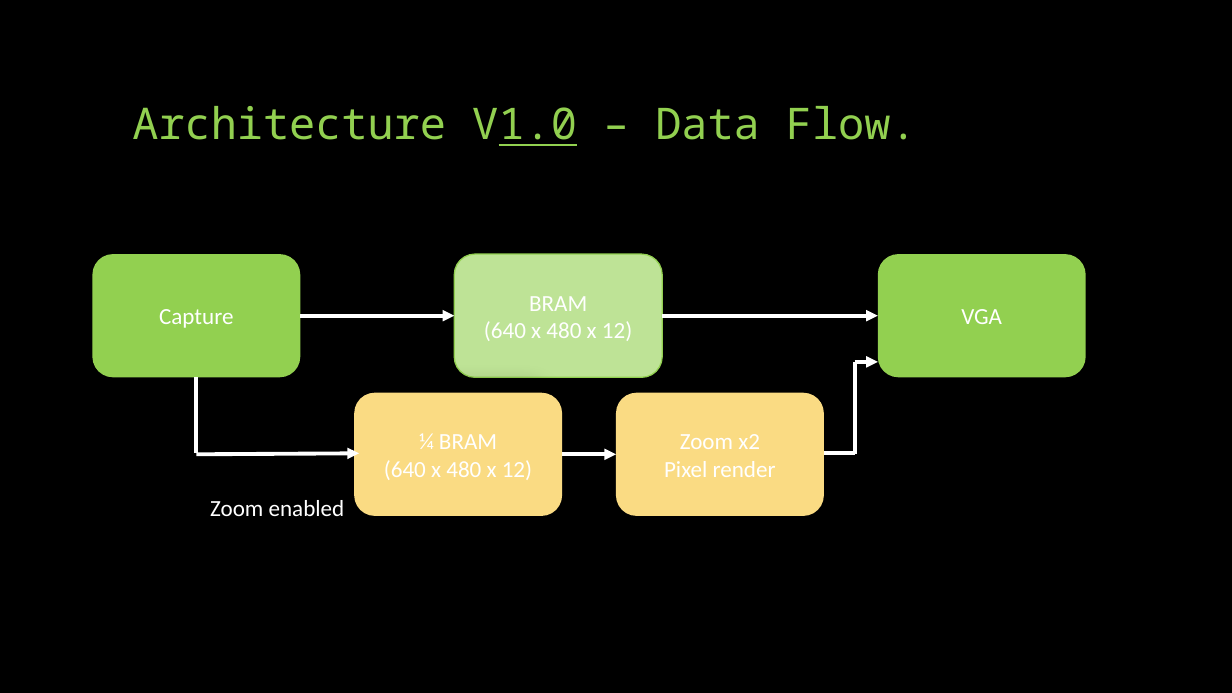
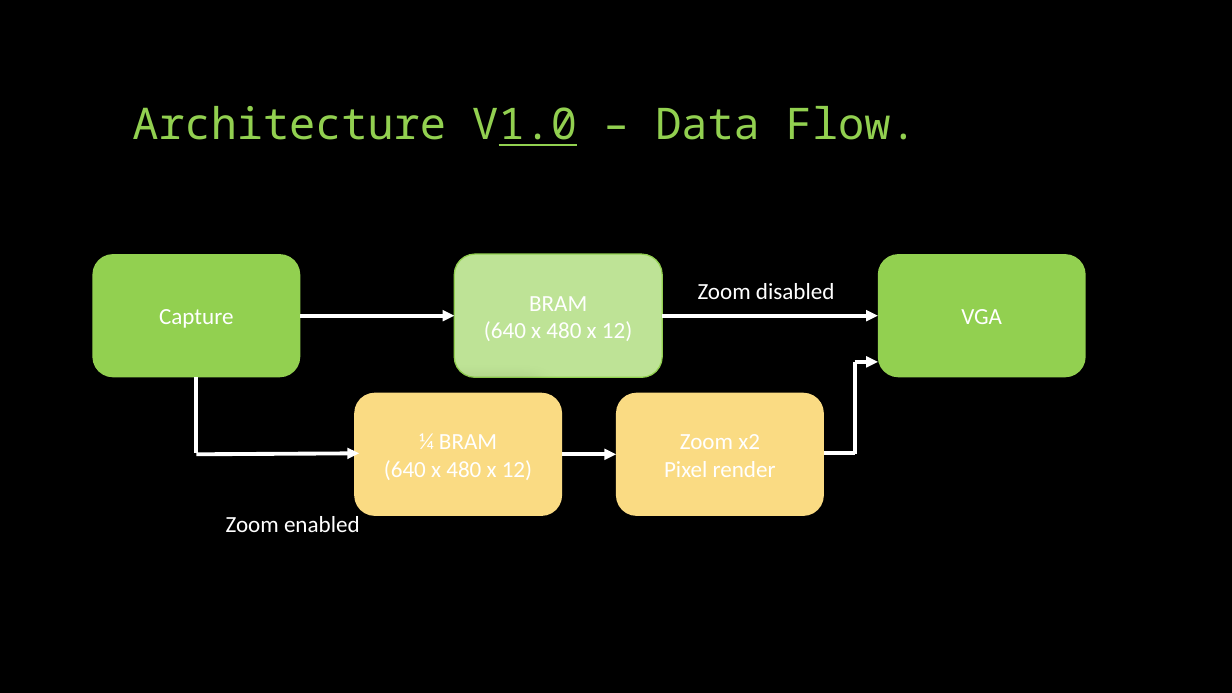
Before and after one commit to idowein/FPGA-image-interpolator, a slide deck: slide 6 of datasheets/Digital Zoom presentation.pptx. Drawn at 1232x693 pixels with LibreOffice and Linux fonts; fonts in the diff are those of the drawing. Boxes give left, top, right and bottom in pixels: in the first picture for what was removed or moved away, otherwise in the second. Text is boxed around its words. In the diff, an @@ line names an element or a change of style, - is before the commit and + after.

```diff
--- a/datasheets/Digital Zoom presentation.pptx
+++ b/datasheets/Digital Zoom presentation.pptx
@@ text added at [698,283,835,299], 18 pt, text #FFFFFF @@
+Zoom disabled
@@ text "Zoom enabled": place and size @@
-text "Zoom enabled" at [210,500,345,516]
+text "Zoom enabled" at [226,516,360,532]
```
Also in this commit, not shown: 2 other slides changed.
